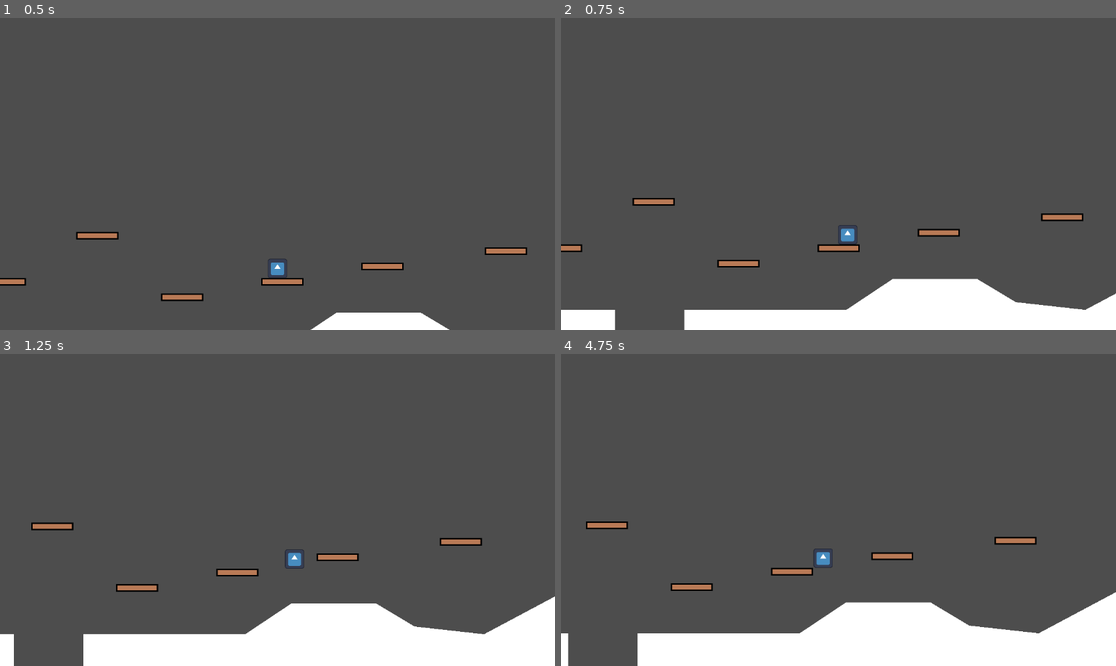
Above: before the commit, frames 1-4 (two rows, left to right).
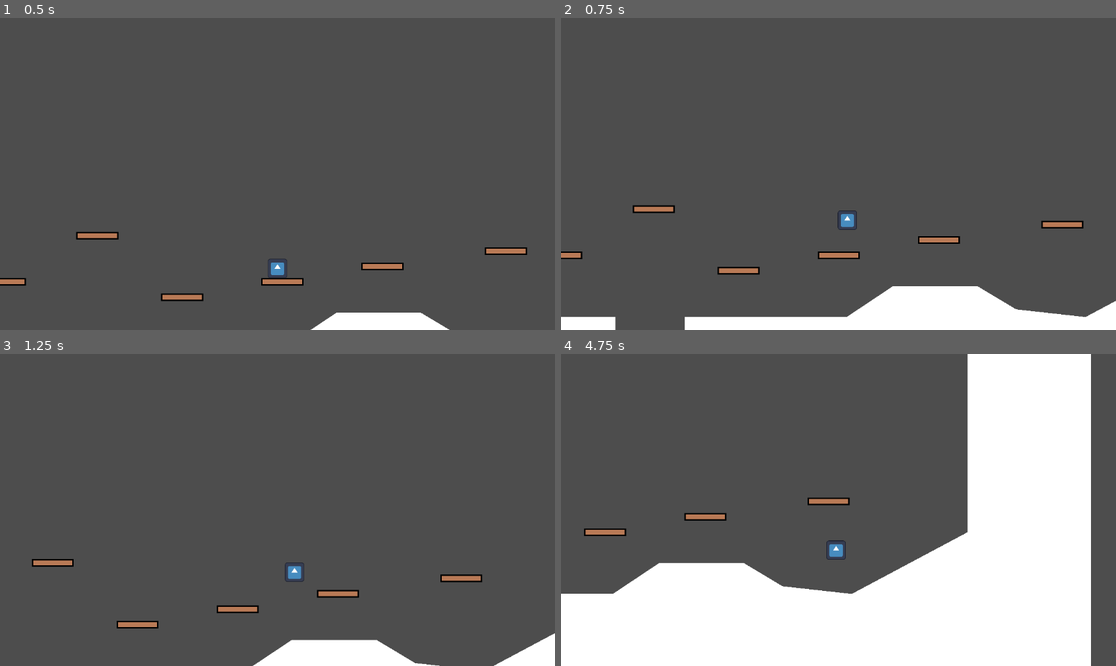
Above: after the commit, the same moments.

Repository: FreyjaMentado/SlimeGame
Game: Godot game, scene res://world.tscn
Same seed, same stepped clock (60 frames per second), same inputs: the game is played once before the commit and once after it. The engine's default icon, where the game draws it, is replaced by a stand-in: a white triangle on a blue panel in a dark square.
Inputs:
- Up to frame 1 (0.5 s): no input
- Up to frame 2 (0.75 s): tap Enter (ui_accept) at 0.5 s; hold D (move_right) from 0.53 s (still down); tap Space (jump) at 0.6 s
- Up to frame 3 (1.25 s): keep holding D (move_right); tap Space (jump) at 0.77, 1.07 s
- Up to frame 4 (4.75 s): tap Ctrl (ground_pound) at 1.35, 2.85, 4.35 s; tap Space (jump) at 1.52, 1.55, 1.82, 2.1, 3.02, 3.05, 3.32, 3.6, 3.77, 4.07, 4.52, 4.55 s; release D (move_right) at 2.03 s; hold A (move_left) 2.03-2.78 s; hold D (move_right) 2.78-4.28 s; hold A (move_left) from 4.28 s (still down)

Frame 1 is identical in both runs. In frame 2, 4.4% of the frame differs, in the area x 0-100%, y 57-100%; in frame 3, 12%; in frame 4, 35%, in the area x 0-100%, y 0-100%.

Commit message:
basic state machine fully implemented
player can idle, run, jump, double jump and wall jump

Diff:
--- a/player/stateMachine/Air.gd
+++ b/player/stateMachine/Air.gd
@@ -7,19 +7,27 @@
 @onready var jump_buffer_timer = $"../../Timers/JumpBuffer"
 
 var double_jump = false
+var jump = false
 
 func enter() -> void:
 	super()
 
 func process_physics(delta: float) -> State:
-	player.velocity.y += gravity * delta
+	player.velocity.y += gravity * delta * player.movement_data.gravity_scale
 
-	if player.is_on_floor(): double_jump = true
+	if player.is_on_floor():
+		jump = true
+		double_jump = true
 
-	if player.is_on_floor() or coyote_jump_timer.time_left > 0.0 :
+	if Input.is_action_just_pressed("jump") and jump_buffer_timer.time_left == 0.0:
+		jump_buffer_timer.start()
+
+	if (player.is_on_floor() or coyote_jump_timer.time_left > 0.0) and jump:
 		if Input.is_action_just_pressed("jump") or jump_buffer_timer.time_left > 0.0:
+			player.velocity.y = player.movement_data.jump_velocity
 			jump_buffer_timer.stop()
-			player.velocity.y = player.movement_data.jump_velocity
+			jump = false
+
 	if not player.is_on_floor():
 		if Input.is_action_just_released("jump") and player.velocity.y < player.movement_data.jump_velocity/2:
 			player.velocity.y = player.movement_data.jump_velocity/2
@@ -28,13 +36,19 @@
 			player.velocity.y = player.movement_data.jump_velocity * 0.8
 			double_jump = false
 
+		if player.is_on_wall():
+			var wall_normal = player.get_wall_normal()
+			if Input.is_action_just_pressed("jump"):
+				player.velocity.x = wall_normal.x * player.movement_data.speed
+				player.velocity.y = player.movement_data.jump_velocity
+
 
 	var input_axis = Input.get_axis('move_left', 'move_right')
 	if input_axis != 0:
 		player.velocity.x = move_toward(player.velocity.x, input_axis * player.movement_data.speed, player.movement_data.air_acceleration * delta)
 	player.move_and_slide()
 
-	if player.is_on_floor():
+	if player.is_on_floor() and !Input.is_action_just_pressed("jump"):
 		if input_axis != 0:
 			return run_state
 		return idle_state
--- a/player/stateMachine/Idle.gd
+++ b/player/stateMachine/Idle.gd
@@ -2,6 +2,9 @@
 
 @export var air_state: State
 @export var run_state: State
+
+@onready var coyote_jump_timer = $"../../Timers/CoyoteJumpTimer"
+@onready var jump_buffer_timer = $"../../Timers/JumpBuffer"
 
 func enter() -> void:
 	super()
@@ -18,6 +21,12 @@
 	player.velocity.y += gravity * delta
 	player.move_and_slide()
 
+	if player.is_on_floor() and Input.is_action_just_pressed("jump"):
+		jump_buffer_timer.start()
+		return air_state
+
 	if !player.is_on_floor():
+		coyote_jump_timer.start()
 		return air_state
+
 	return null
--- a/player/stateMachine/Run.gd
+++ b/player/stateMachine/Run.gd
@@ -3,6 +3,8 @@
 @export var idle_state: State
 @export var air_state: State
 
+@onready var coyote_jump_timer = $"../../Timers/CoyoteJumpTimer"
+@onready var jump_buffer_timer = $"../../Timers/JumpBuffer"
 
 func enter() -> void:
 	super()
@@ -15,8 +17,13 @@
 	player.move_and_slide()
 
 	if player.is_on_floor() and Input.is_action_just_pressed("jump"):
-		print("swap to air")
+		jump_buffer_timer.start()
 		return air_state
+
+	if !player.is_on_floor():
+		coyote_jump_timer.start()
+		return air_state
+
 	if player.is_on_floor() and input_axis == 0:
 		return idle_state
 
